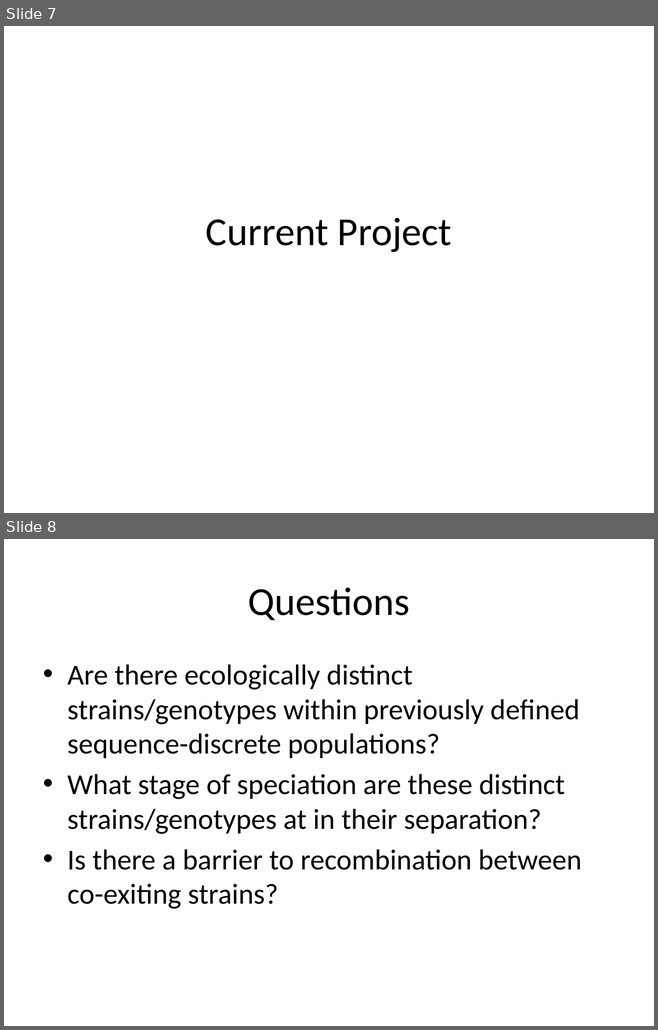
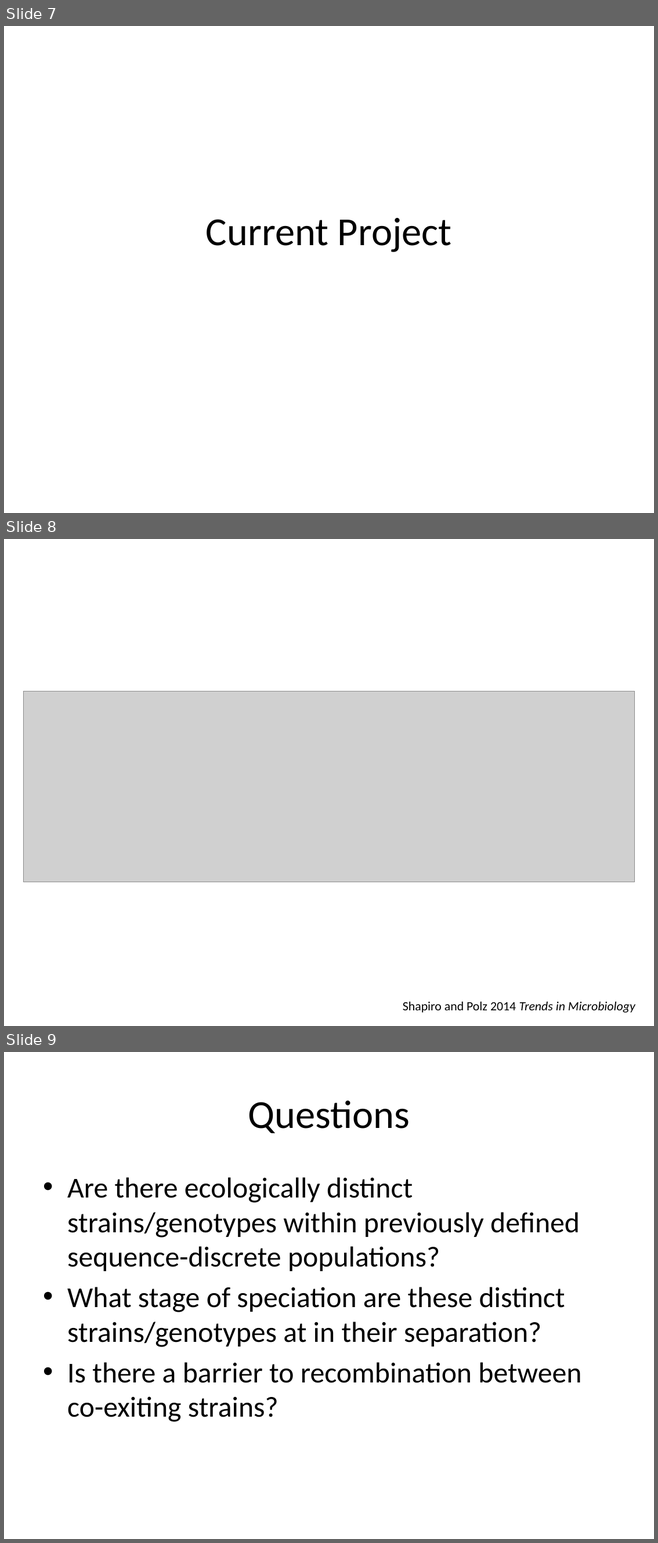
Before and after one commit to sstevens2/MDTP, a slide deck: 5YCM/Slides_5YCM.pptx. Shown one above the other, each under a label of ours: slides 7 and 8 before the commit, slides 7, 8 and 9 after it. The pictures are 658x1030 and 658x1543 pixels, drawn with LibreOffice and Linux fonts; fonts in the diff are those of the drawing; grey boxes stand for pictures. Boxes give left, top, right and bottom in pixels: in the first picture for what was removed or moved away, otherwise in the second. Text is boxed around its words. In the diff, an @@ line names an element or a change of style, - is before the commit and + after.

Commit message:
Added Shapiro table to slides

```diff
--- a/5YCM/Slides_5YCM.pptx
+++ b/5YCM/Slides_5YCM.pptx
@@ slide 8 added at (4, 539, 654, 1026), background #FFFFFF @@
@@ picture added at (24, 691, 634, 882) @@
@@ text added at (402, 1002, 635, 1013), 14 pt, text #000000, italic @@
+Shapiro and Polz 2014 Trends in Microbiology
@@ what was slide 8 is now slide 9 @@
```
Also in this commit, not shown: 1 other file.
